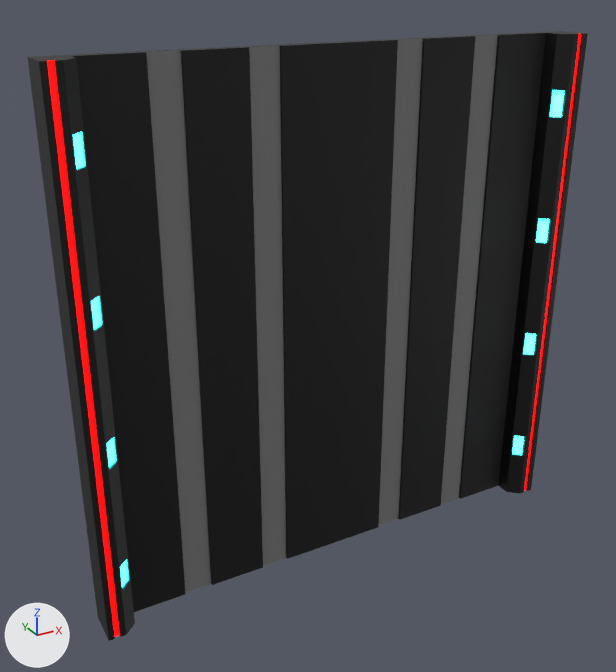
Renders of the Blender file Assets/wallsegment.blend from each side of a commit.
One viewpoint serves both versions: a 50 mm camera at (-15.2, -25.5, 12.5) aimed at (-1.2, 0.0, -0.3). The axes (+X, +Y, +Z) are drawn at lower left. The lights are the same throughout.
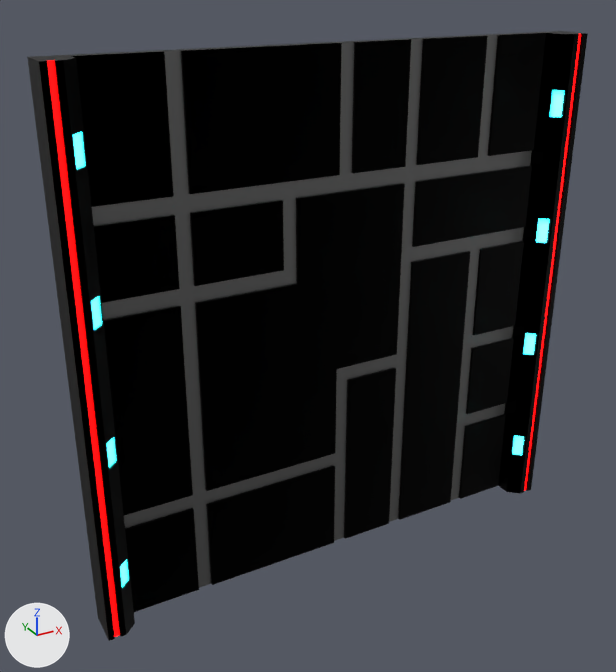
Changed parts and their boxes (x1, y1, x2, y2) in the pictures (616 x 672 px):
'Cube', surface changed, reshaped: (27, 31, 588, 641) in both
part 1 of me_cube, added (black): after (27, 32, 588, 641)

Patch to the scene script:
```diff
--- a/Assets/wallsegment.blend.py
+++ b/Assets/wallsegment.blend.py
@@ mat_material @@
 mat_material.base_color = (0.0, 0.0, 0.0)  # black #000000
+mat_material.metallic = 1.0
@@ me_cube @@
 # used by ob_cube; location = (0.0, 0.0, 0.0); scale = (10.0, 0.2, 10.0)
-me_cube.from_pydata(...)  # 428 vertices, 388 faces; spans x -1.0..1.0, y -6.0..1.0, z -1.0..1.0
+me_cube.from_pydata(...)  # 3927 vertices, 3830 faces, 2 loose edges; spans x -1.0..1.0, y -6.0..1.0, z -1.0..1.0
+# me_cube part 1: 3499 vertices added at x -1.0..1.0, y -6.0..1.0, z -1.0..1.0
 me_cube.materials.append(mat_material)
```
